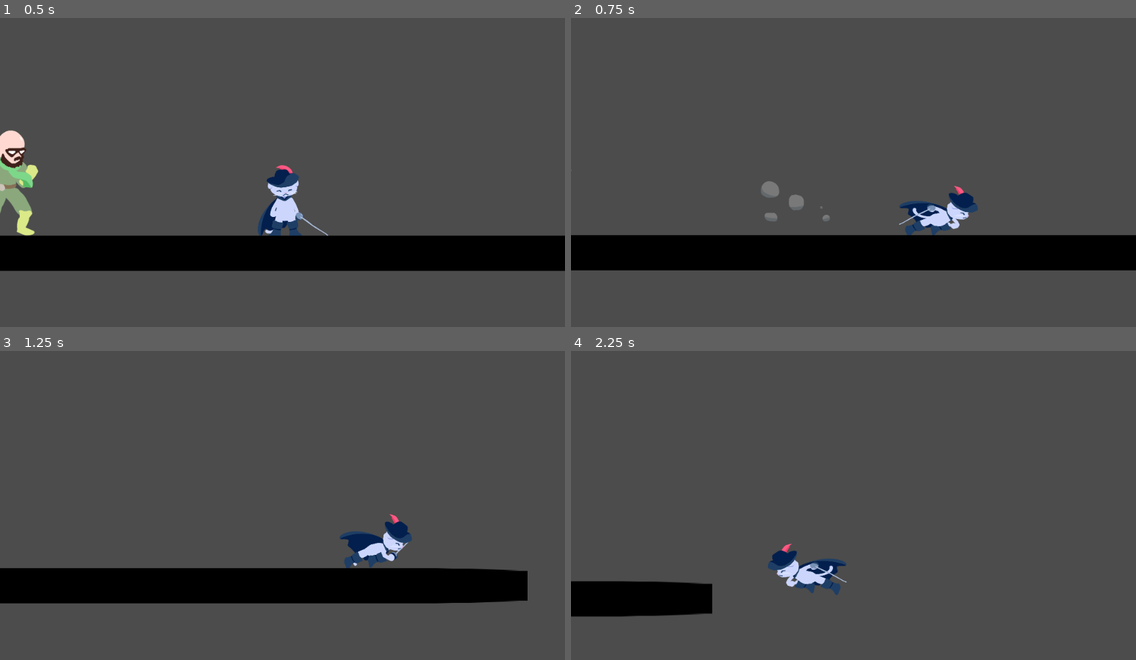
Above: before the commit, frames 1-4 (two rows, left to right).
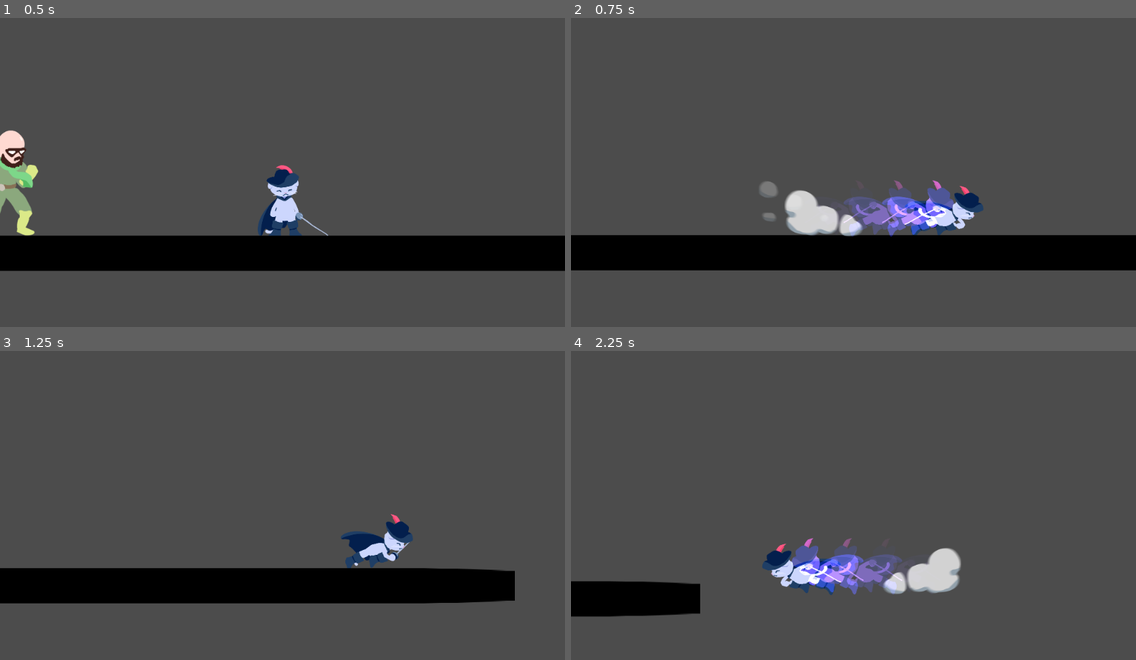
Above: after the commit, the same moments.

Repository: cyu2019/coots-game-proj
Game: Godot game, scene res://levels/test.tscn
Same seed, same stepped clock (60 frames per second), same inputs: the game is played once before the commit and once after it. The engine's default icon, where the game draws it, is replaced by a stand-in: a white triangle on a blue panel in a dark square.
Inputs:
- Up to frame 1 (0.5 s): no input
- Up to frame 2 (0.75 s): hold Right (move_right) from 0.53 s (still down); tap Shift (dash) at 0.6 s
- Up to frame 3 (1.25 s): keep holding Right (move_right); tap Space (jump) at 0.77 s
- Up to frame 4 (2.25 s): tap K (attack) at 1.35 s; tap Space (jump) at 1.52 s; tap Shift (dash) at 1.55, 2.1 s; release Right (move_right) at 2.03 s; hold A (move_left) from 2.03 s (still down)

Frame 1 is identical in both runs. In frame 2, 3.6% of the frame differs, in the area x 0-73%, y 49-71%; in frame 3, 0.5%; in frame 4, 3.8%, in the area x 8-69%, y 60-86%.

Commit message:
nick sprites, some dash adjustments

Diff:
--- /dev/null
+++ b/player/AfterImage.gd
@@ -0,0 +1,17 @@
+extends Sprite
+
+
+# Declare member variables here. Examples:
+# var a = 2
+# var b = "text"
+
+func _ready():
+	pass
+
+func flip(should_flip):
+	flip_h = should_flip
+
+func _process(delta):
+	modulate.a -= delta * 2
+	if modulate.a <= 0:
+		queue_free()
--- /dev/null
+++ b/player/after_image.tscn
@@ -0,0 +1,14 @@
+[gd_scene load_steps=4 format=2]
+
+[ext_resource path="res://player/AfterImage.gd" type="Script" id=1]
+[ext_resource path="res://player/sprites/run/coots-run0000.png" type="Texture" id=2]
+
+[sub_resource type="CanvasItemMaterial" id=1]
+blend_mode = 1
+
+[node name="Node2D" type="Sprite"]
+modulate = Color( 2.8902, 1.74118, 5.2, 0.25098 )
+material = SubResource( 1 )
+scale = Vector2( 0.3, 0.3 )
+texture = ExtResource( 2 )
+script = ExtResource( 1 )
--- a/player/player.gd
+++ b/player/player.gd
@@ -6,6 +6,7 @@
 
 const SLASH_SCENE = preload("res://player/slash/slash.tscn")
 const POOF_SCENE = preload("res://player/poof/poof.tscn")
+const AFTER_IMAGE = preload("res://player/after_image.tscn")
 
 # == numbers to tweak ==
 const max_speed = 800 # How fast the player will move (pixels/sec).
@@ -19,7 +20,7 @@
 var time_since_jump_pressed = 0
 const jump_buffer = 0.1
 
-const DASH_SPEED = 1300
+const DASH_SPEED = 1400
 var dash_time = 0.25
 # ========================
 
@@ -37,9 +38,6 @@
 
 var enemies_in_hurtbox = []
 var is_invincible = false
-
-#const AFTER_IMAGE = preload('res://AfterImage.tscn')
-
 
 # called on node beginning
 func _ready():
@@ -152,10 +150,20 @@
 	can_dash = false
 	#$DashSound.play()
 	$DashCooldownTimer.start()
+
+	_on_AfterImageTimer_timeout()
+	$AfterImageTimer.start()
+
 	$DashTimer.start(dash_time)
 	var dir = 1
 	if ($AnimatedSprite.flip_h):
 		dir = -1
+
+	var poof = POOF_SCENE.instance()
+	poof.global_position = global_position
+	poof.flip_h = not $AnimatedSprite.flip_h
+	get_tree().get_root().add_child(poof)
+
 	velocity = DASH_SPEED * Vector2(dir, 0)
 	$AnimatedSprite.play("dash")
 
@@ -278,12 +286,11 @@
 	pass # Replace with function body.
 
 
-"""
+
 # used to be code that sent after images behind you when you dashed
 func _on_AfterImageTimer_timeout():
-	if is_dashing:
+	if state == GAME_STATE.DASH:
 		var after_image = AFTER_IMAGE.instance()
 		after_image.flip($AnimatedSprite.flip_h)
 		after_image.global_position = global_position
 		get_tree().get_root().add_child(after_image)
-"""
--- a/player/player.tscn
+++ b/player/player.tscn
@@ -88,7 +88,7 @@
 scale = Vector2( 0.3, 0.3 )
 frames = SubResource( 1 )
 animation = "idle"
-frame = 7
+frame = 1
 playing = true
 offset = Vector2( 0, -250 )
 
@@ -130,6 +130,9 @@
 scale = Vector2( 2, 6.5 )
 shape = SubResource( 2 )
 
+[node name="AfterImageTimer" type="Timer" parent="."]
+wait_time = 0.05
+
 [connection signal="animation_finished" from="AnimatedSprite" to="." method="_on_AnimatedSprite_animation_finished"]
 [connection signal="timeout" from="InvincibilityTimer" to="." method="_on_InvincibilityTimer_timeout"]
 [connection signal="timeout" from="InvincibilityFlashTimer" to="." method="_on_InvincibilityFlashTimer_timeout"]
@@ -138,3 +141,4 @@
 [connection signal="timeout" from="Camera2D/Timer" to="Camera2D" method="_on_Timer_timeout"]
 [connection signal="body_entered" from="HurtBox" to="." method="_on_HurtBox_body_entered"]
 [connection signal="body_exited" from="HurtBox" to="." method="_on_HurtBox_body_exited"]
+[connection signal="timeout" from="AfterImageTimer" to="." method="_on_AfterImageTimer_timeout"]
--- a/slime/slime.gd
+++ b/slime/slime.gd
@@ -140,6 +140,7 @@
 		if kick_dir < 0 and global_position.x <= -STAGE_EDGE_X or kick_dir > 0 and global_position.x > STAGE_EDGE_X:
 			state = GAME_STATE.IDLE
 			velocity.x = 0
+			$ActionTimer.start()
 		process_movement(delta)
 	elif state == GAME_STATE.AIR_KICK_WINDUP:
 		face_player()
Binary file added: nick/sprites/idle/nick-idle0000.png
Binary file added: nick/sprites/idle/nick-idle0001.png
Binary file added: nick/sprites/idle/nick-idle0002.png
Binary file added: nick/sprites/idle/nick-idle0003.png
Binary file added: nick/sprites/shoot/nick-shoot0000.png
Binary file added: nick/sprites/shoot/nick-shoot0001.png
Binary file added: nick/sprites/shoot/nick-shoot0002.png
Binary file added: nick/sprites/shoot/nick-shoot0003.png
Binary file added: nick/sprites/shoot/nick-shoot0004.png
Binary file added: nick/sprites/shoot/nick-shoot0005.png
Binary file added: nick/sprites/sideb/nick-sideb0000.png
Binary file added: nick/sprites/sideb/nick-sideb0001.png
(and 13 more such lines)
